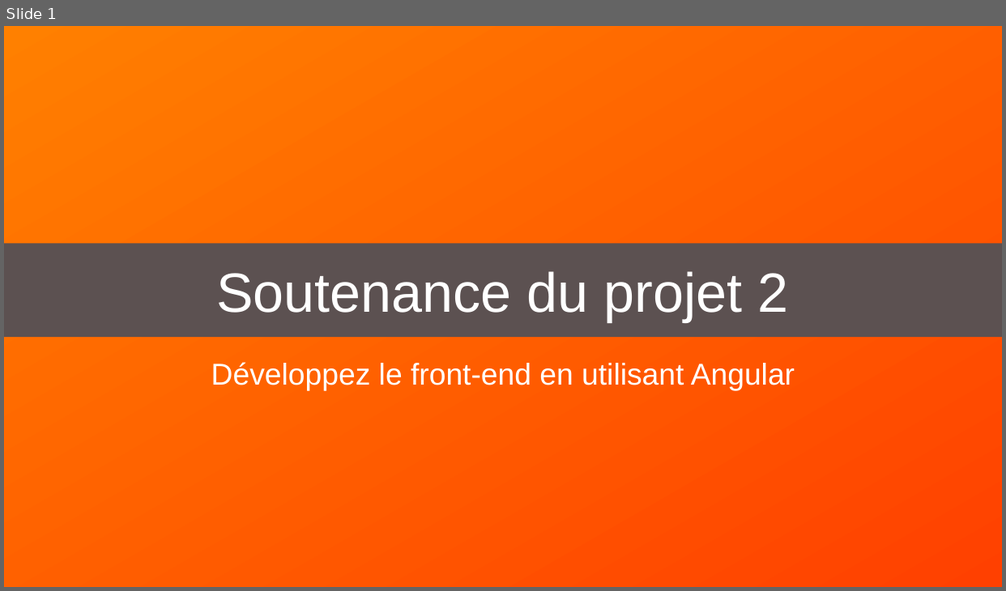
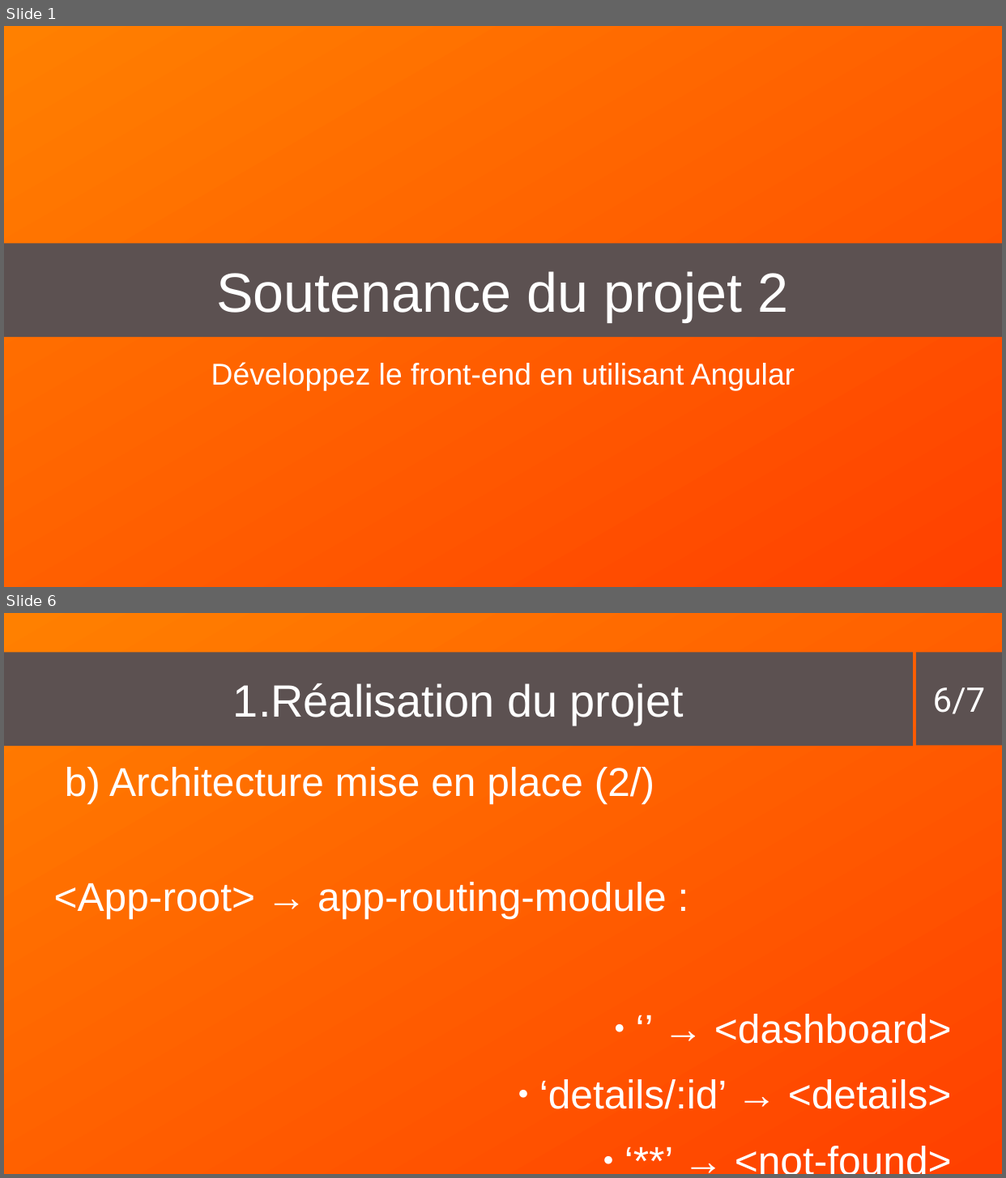
Before and after one commit to ZaeRon007/FormationFullStack, a slide deck: documents/presentation/presentation2.odp. Shown one above the other, each under a label of ours: slide 1 before the commit, slides 1 and 6 after it; the slides between them are not shown. The pictures are 1006x591 and 1006x1178 pixels, drawn with LibreOffice and Linux fonts; fonts in the diff are those of the drawing. Boxes give left, top, right and bottom in pixels: in the first picture for what was removed or moved away, otherwise in the second. Text is boxed around its words. In the diff, an @@ line names an element or a change of style, - is before the commit and + after.

```diff
--- a/documents/presentation/presentation2.odp
+++ b/documents/presentation/presentation2.odp
@@ slide 6 added at <box>4,613,1002,1174</box>, background gradient #FF8000 to #FF4000 @@
@@ title added at <box>4,652,913,746</box>, fill #5C5151, 36 pt, text #FFFFFF @@
+1. Réalisation du projet
@@ rectangle added at <box>917,652,1002,745</box>, fill #5C5151, 27 pt, text #FFFFFF @@
+6/7
@@ text added at <box>54,767,952,1110</box>, 32 pt, text #FFFFFF @@
+b) Architecture mise en place (2/)
+<App-root> → app-routing-module :
+● ‘’ → <dashboard>
+● ‘details/:id’ → <details>
+● ‘**’ → <not-found>
```
Also in this commit, not shown: 5 slides changed, 1 slide removed.
